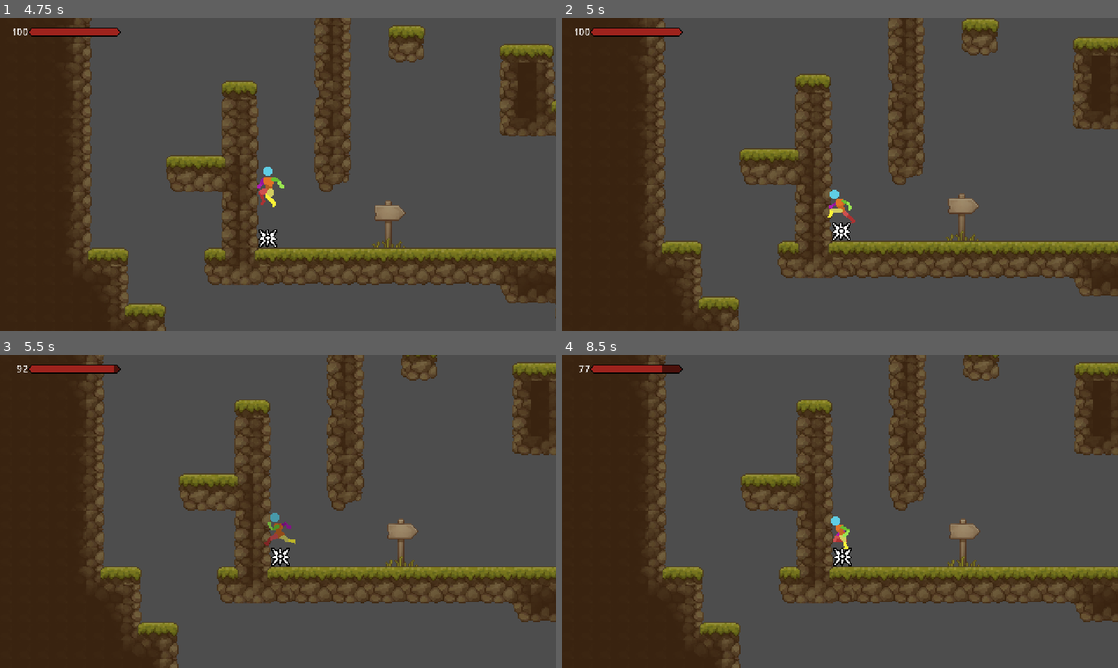
Above: before the commit, frames 1-4 (two rows, left to right).
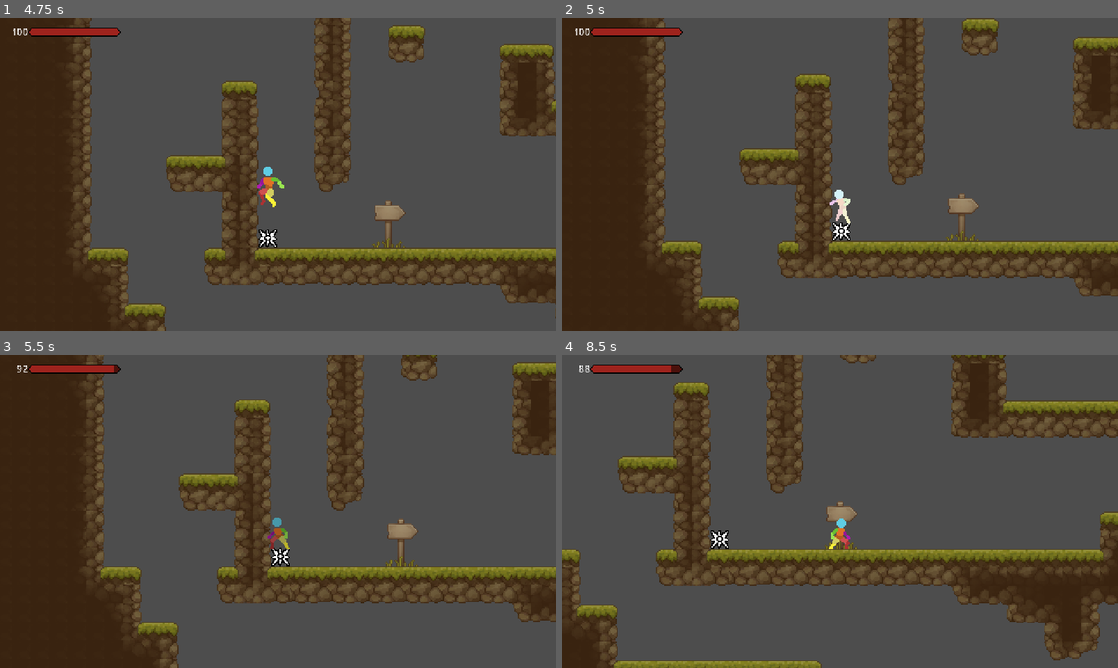
Above: after the commit, the same moments.

Repository: Ketei/UnnamedGame
Game: Godot game, scene res://Test/test_world.tscn
Two runs of this game, one before a commit and one after it. Both use one fixed random seed, a clock stepped at 60 frames per second and the inputs below. The engine's default icon, where the game draws it, is replaced by a stand-in: a white triangle on a blue panel in a dark square.
Inputs:
- Up to frame 1 (4.75 s): tap Enter (ui_accept) at 0.5 s; hold Right (gc_right) 0.53-1.28 s; hold Shift (gc_walk) 0.53-1.28 s; tap A (gc_jump) at 0.77, 1.52, 3.02, 3.77, 4.52 s; hold Down (gc_down) 1.28-2.03 s; tap Shift (gc_walk) at 1.35, 2.85, 4.35 s; hold Right (gc_right) 2.03-2.78 s; hold Shift (gc_walk) 2.03-2.78 s; hold Up (gc_up) 2.78-3.53 s; hold Shift (gc_walk) 3.53-4.28 s; hold Left (gc_left) from 3.53 s (still down)
- Up to frame 2 (5 s): keep holding Left (gc_left)
- Up to frame 3 (5.5 s): release Left (gc_left) at 5.03 s; hold Down (gc_down) from 5.03 s (still down); hold Shift (gc_walk) from 5.03 s (still down)
- Up to frame 4 (8.5 s): release Down (gc_down) at 5.78 s; release Shift (gc_walk) at 5.78 s; hold Right (gc_right) 5.78-6.53 s; tap Shift (gc_walk) at 5.85, 7.35 s; tap A (gc_jump) at 6.02, 6.77, 7.52 s; hold Up (gc_up) 6.53-7.28 s; hold Shift (gc_walk) 6.53-7.28 s; hold Right (gc_right) 7.28-8.03 s; hold Down (gc_down) from 8.03 s (still down); hold Shift (gc_walk) from 8.03 s (still down)

Frame 1 is identical in both runs. In frame 2, 0.3% of the frame differs, in the area x 47-53%, y 54-66%; in frame 3, 0.2%; in frame 4, 51%, in the area x 0-100%, y 0-100%.
Error before the commit: Invalid call. Nonexistent function 'set_override' in base 'Node (StateMachine)'. (res://Scenes/Modules/Behaviour/Packs/Player/Hurt.gd:23)

Commit message:
Update state_machine.gd
- State machine now tracks stat history
- You can now go back in history
- Overriding a state machine state is now possible without interrupting it's state tracking

Diff:
--- a/Scripts/BaseClasses/state_machine.gd
+++ b/Scripts/BaseClasses/state_machine.gd
@@ -18,8 +18,14 @@
 ## Key is the target state. Value(Dictionary) contains conditions required
 ## to transition. If all conditions are fullfilled set_state will be called.
 @export var transition_conditions: Dictionary = {}
-## If the state machine is locked, it'll prevent any transitions to new states.
+## If the state machine is locked, it'll prevent any transitions to new states
+## or overrides.
 @export var is_locked: bool = false
+
+@export_group("Options")
+## How many changes will the state machine remember.
+@export_range(0, 50, 1) var history_size: int = 5
+
 
 ## Holds all the possible states the state machine can have
 var states_stack: Dictionary = {}
@@ -27,8 +33,12 @@
 ## The value the current state machine is in.
 var current_state = null
 
+var state_history: Array[String]
+
 ## The key of the current_state in states_stack.
 var current_state_id: String = ""
+
+var state_override = null
 
 ## If this state machine is the top-level machine or is a nested one.
 var _is_top_level: bool = true
@@ -93,12 +103,14 @@
 		path.to_lower()
 		_path_array = path.split("/", false)
 		_array_size = _path_array.size()
-
-	if _array_size == 0:
-		return null
+		if _array_size == 0:
+			return null
 
 	if _array_index == _array_size -1 and _path_array[_array_index] == name.to_lower():
 		return self
+
+	if not _array_index < _array_size - 1:
+		return null
 
 	if not states_stack.has(_path_array[_array_index + 1]):
 		return null
@@ -128,10 +140,17 @@
 ## Gets the state machine current state. If the current state is a state machine
 ## it'll give that state machine's current state.
 func get_current_state():
-	if current_state is StateMachine:
+	var _target_state
+
+	if state_override != null:
+		_target_state = state_override
+	else:
+		_target_state = current_state
+
+	if _target_state is StateMachine:
 		return current_state.get_current_state()
 	else:
-		return current_state
+		return _target_state
 
 
 ## Returns the value of a state inside of states stack
@@ -167,6 +186,7 @@
 	if _is_top_level and current_state is StateMachine: # Used to prevent signal bubbling
 		__disconect_nested(get_current_state_machine())
 
+	__register_state_history(current_state_id)
 	current_state_id = target_state
 	current_state = states_stack[target_state]
 
@@ -174,6 +194,30 @@
 		__connect_nested(get_current_state_machine())
 
 	state_changed.emit(self)
+
+
+## Locks the state machine to a specific state. The state machine can still be
+## updated while the override is set, and once the override is removed the
+## current state will return the updated one
+func set_override(target_state: String) -> void:
+	if is_locked:
+		return
+
+	if target_state == "":
+		state_override = null
+		state_changed.emit(self)
+	elif states_stack.has(target_state):
+		state_override = states_stack[target_state]
+		state_changed.emit(self)
+
+
+func go_to_previous_state(steps_back: int) -> void:
+	if state_history.size() == 0:
+		return
+
+	steps_back = clampi(steps_back, 1, mini(state_history.size(), history_size - 1))
+
+	set_state(state_history[steps_back])
 
 
 func __disconect_nested(machine_reference: StateMachine) -> void:
@@ -188,3 +232,12 @@
 
 func __nested_changed(machine_ref: StateMachine) -> void:
 	nested_machine_changed.emit(machine_ref)
+
+
+func __register_state_history(state_to_register: String) -> void:
+	if history_size == 0:
+		return
+
+	if state_history.size() == history_size:
+		state_history.resize(history_size - 1)
+	state_history.push_front(state_to_register)
